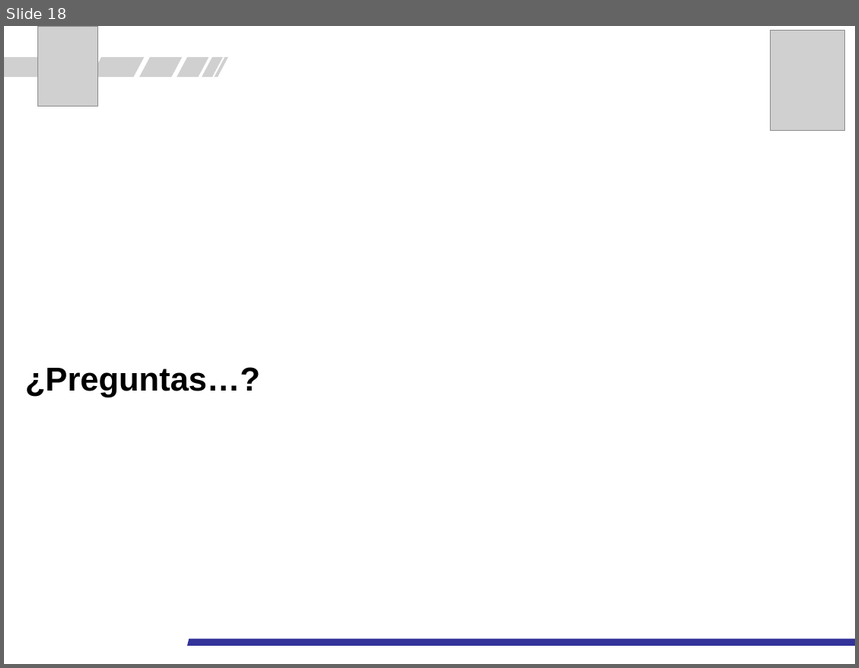
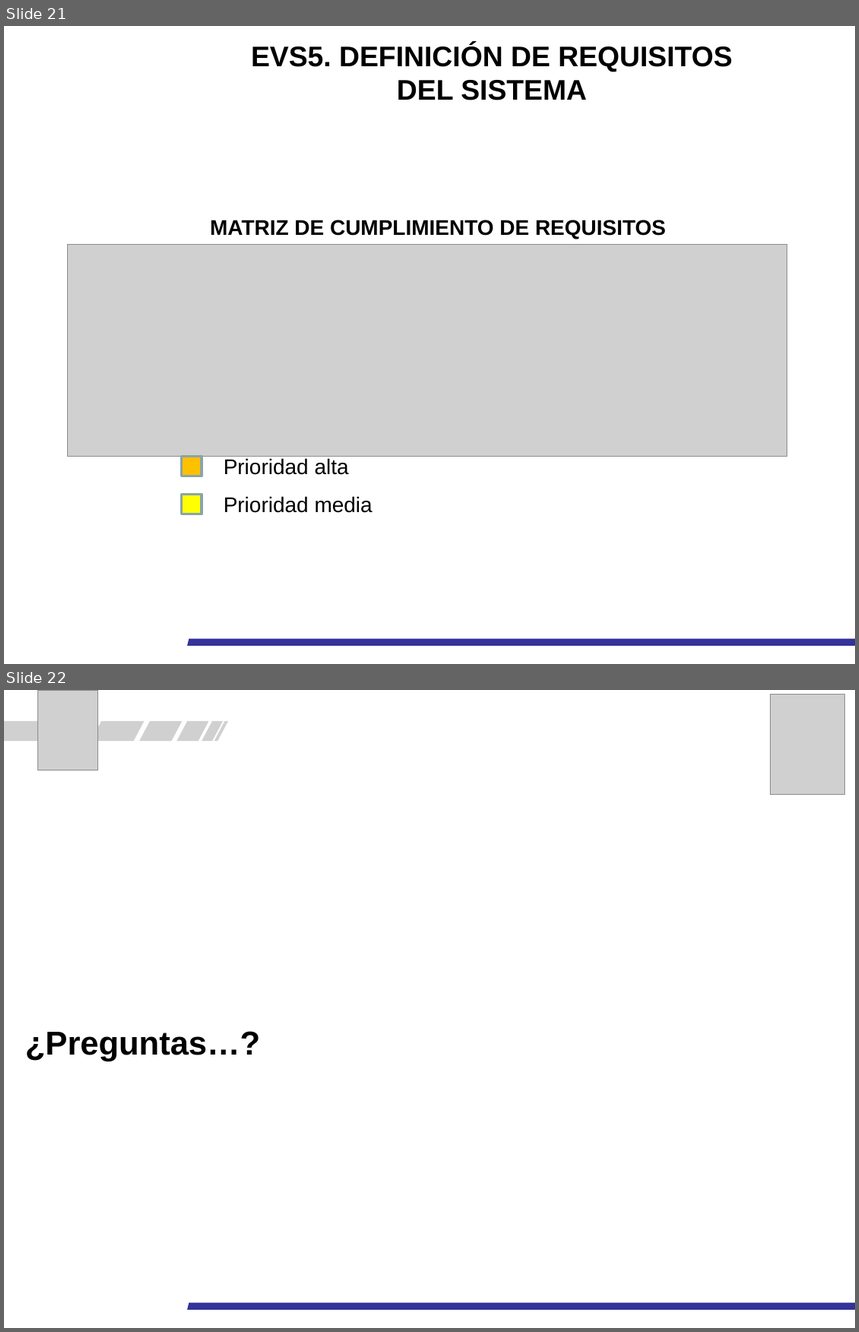
Before and after one commit to pquella/buscaminas, a slide deck: Docu elaborada/Presentación_EVS_UXOS_CENAD.pptx. Shown one above the other, each under a label of ours: slide 18 before the commit, slides 21 and 22 after it. The pictures are 859x668 and 859x1332 pixels, drawn with LibreOffice and Linux fonts; fonts in the diff are those of the drawing; grey boxes stand for pictures; background and template pictures are left out. Boxes give left, top, right and bottom in pixels: in the first picture for what was removed or moved away, otherwise in the second. Text is boxed around its words. In the diff, an @@ line names an element or a change of style, - is before the commit and + after.

```diff
--- a/Docu elaborada/Presentación_EVS_UXOS_CENAD.pptx
+++ b/Docu elaborada/Presentación_EVS_UXOS_CENAD.pptx
@@ slide 21 added at <box>4,26,855,664</box>, background #FFFFFF @@
@@ rectangle added at <box>194,40,791,104</box>, outline #FFFFFF 1 pt, 24 pt, text #000000, bold @@
+EVS5. DEFINICIÓN DE REQUISITOS
+DEL SISTEMA
@@ text added at <box>210,220,666,240</box>, 18 pt, text #000000, bold @@
+MATRIZ DE CUMPLIMIENTO DE REQUISITOS
@@ picture added at <box>68,245,787,457</box> @@
@@ rectangle added at <box>182,457,202,477</box>, fill #FFC000, outline #8AA6A8 2 pt @@
@@ text added at <box>224,458,349,475</box>, 18 pt, text #000000 @@
+Prioridad alta
@@ rectangle added at <box>182,494,202,515</box>, fill #FFFF00, outline #8AA6A8 2 pt @@
@@ text added at <box>224,496,373,513</box>, 18 pt, text #000000 @@
+Prioridad media
@@ freeform shape added at <box>187,639,855,646</box>, fill #333399 @@
@@ what was slide 18 is now slide 22 @@
```
Also in this commit, not shown: 11 slides changed, 3 other slides added, 6 other files.
